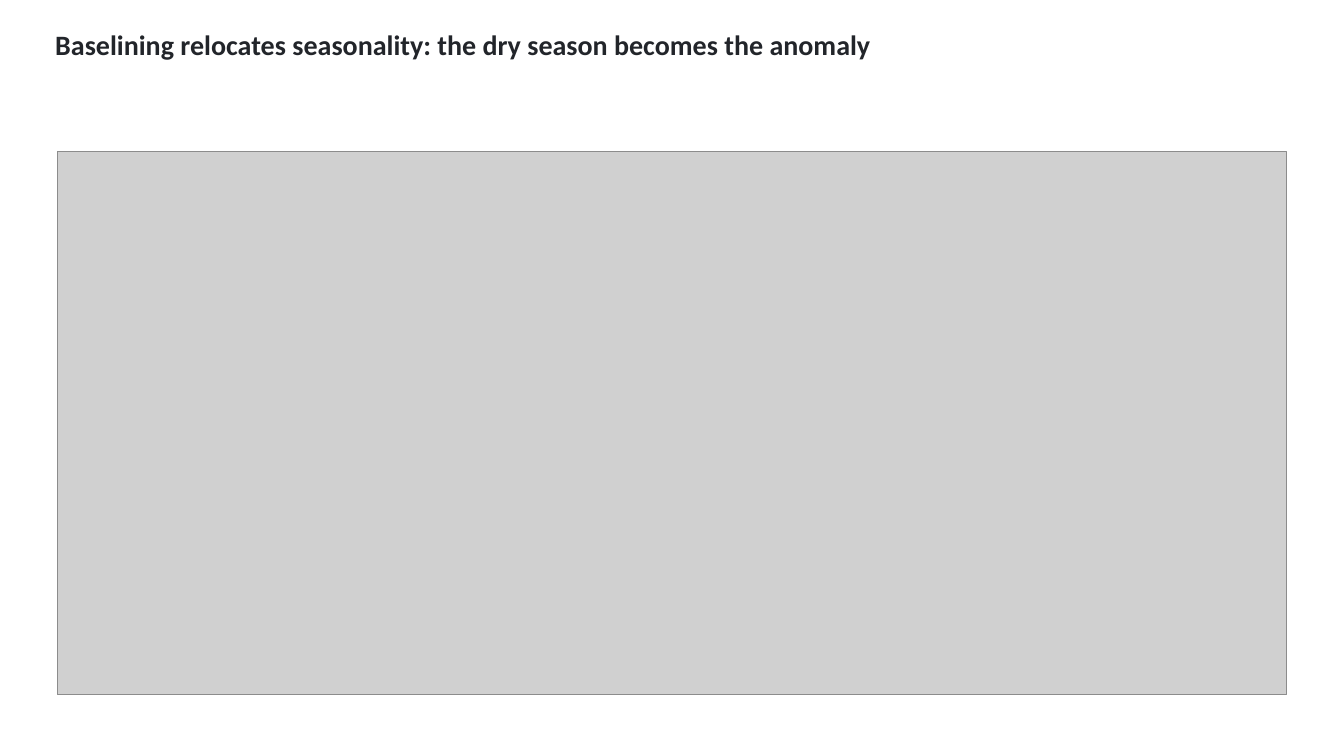
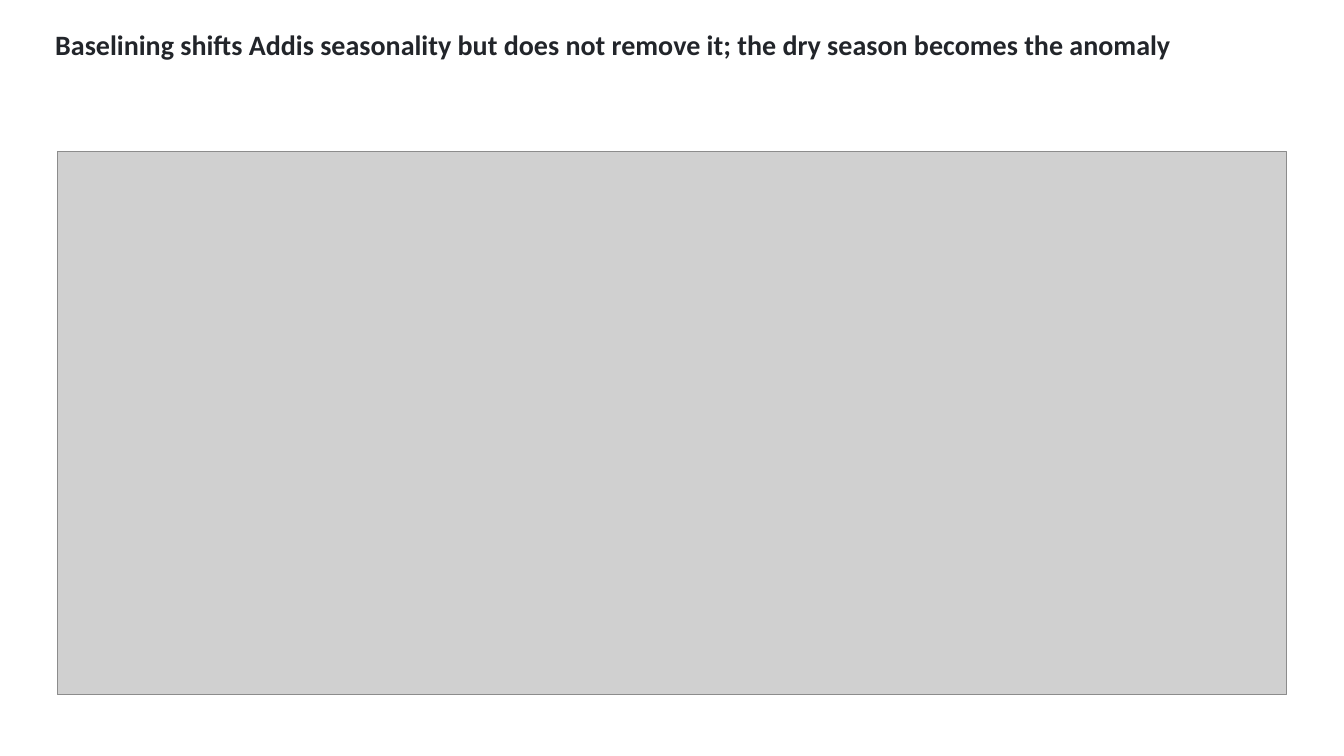
Before and after one commit to ahzs645/aethmodular, a slide deck: slide 16 of deliverables/ftir_group_2026-08-27/ftir_group_2026-08-27.pptx (slide 22 before the commit). Drawn at 1344x756 pixels with LibreOffice and Linux fonts; fonts in the diff are those of the drawing; grey boxes stand for pictures. Boxes give left, top, right and bottom in pixels: in the first picture for what was removed or moved away, otherwise in the second. Text is boxed around its words. In the diff, an @@ line names an element or a change of style, - is before the commit and + after.

```diff
--- a/deliverables/ftir_group_2026-08-27/ftir_group_2026-08-27.pptx
+++ b/deliverables/ftir_group_2026-08-27/ftir_group_2026-08-27.pptx
@@ text at (x1=55, y1=35, x2=1170, y2=60): text changed @@
-Baselining relocates seasonality: the dry season becomes the anomaly
+Baselining shifts Addis seasonality but does not remove it; the dry season becomes the anomaly
```
Also in this commit, not shown: 12 other slides changed, 21 slides added, 28 slides removed, 13 other files.
